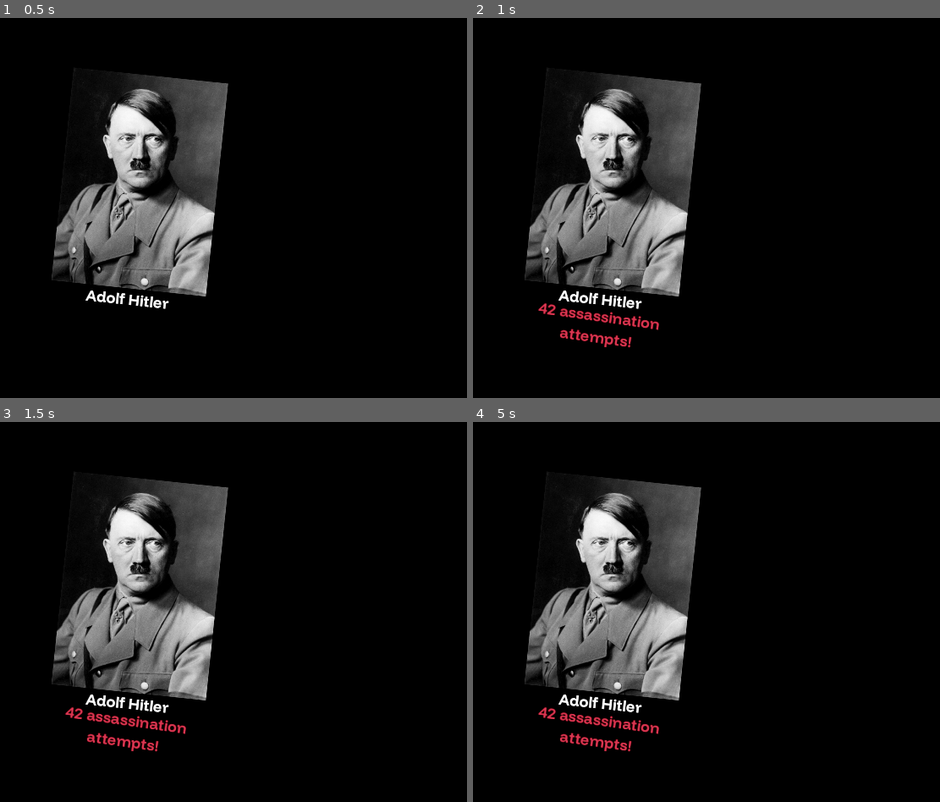
Above: before the commit, frames 1-4 (two rows, left to right).
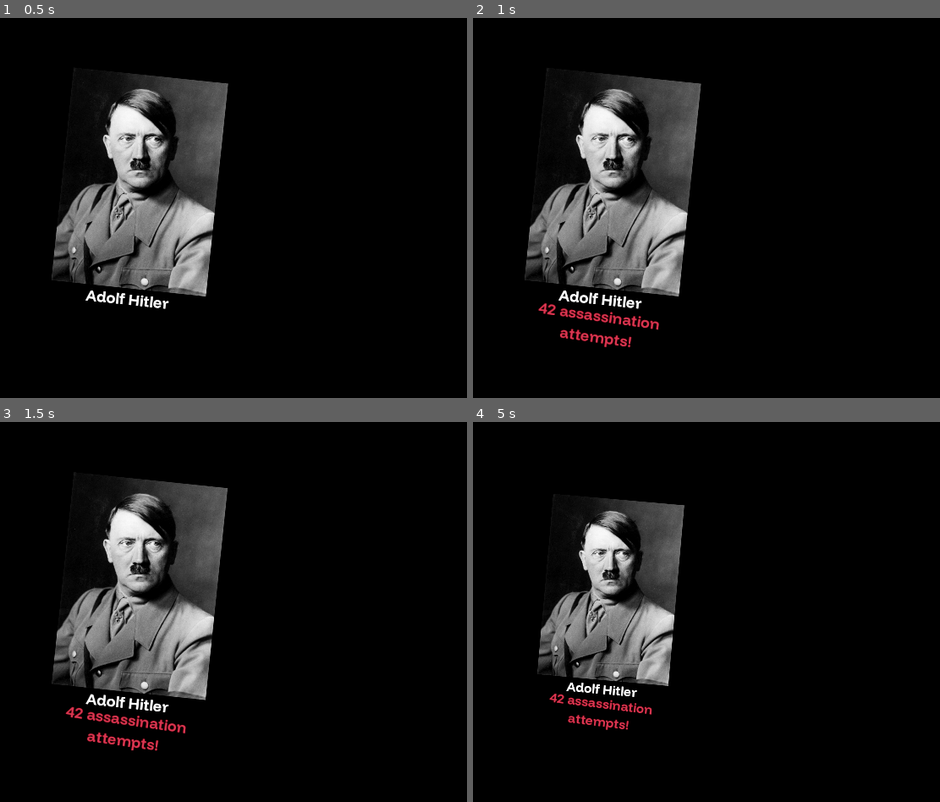
Above: after the commit, the same moments.

Repository: ThatOneGriff/Valkyrie
Game: Godot game, scene res://Valkyrie.tscn
Two runs of this game, one before a commit and one after it. Both use one fixed random seed, a clock stepped at 60 frames per second and the inputs below.
Inputs (mouse positions are in pixels of both pictures, inside the frame that each line leads up to):
- Up to frame 1 (0.5 s): no input
- Up to frame 2 (1 s): tap Enter at 0.5 s; move the mouse to (748, 189) at 0.52 s
- Up to frame 3 (1.5 s): move the mouse to (outside the picture) at 1.27 s
- Up to frame 4 (5 s): move the mouse to (669, 528) at 2.02 s; move the mouse to (566, 688) at 2.77 s; move the mouse to (804, 669) at 3.52 s; move the mouse to (outside the picture) at 4.27 s

Frame 1 is identical in both runs. In frame 2, less than 0.1% of the frame differs, in the area x 13-47%, y 51-87%; in frame 3, 1.1%; in frame 4, 11%, in the area x 11-49%, y 13-87%.

Commit message:
export presets removed

Diff:
--- a/Valkyrie.tscn
+++ b/Valkyrie.tscn
@@ -135,7 +135,7 @@
 tracks/3/interp = 1
 tracks/3/loop_wrap = true
 tracks/3/keys = {
-"times": PackedFloat32Array(nan, 17),
+"times": PackedFloat32Array(17, nan),
 "transitions": PackedFloat32Array(1, 1),
 "values": [{
 "args": [-1],
@@ -286,7 +286,6 @@
 
 [node name="Valkyrie" type="Node3D"]
 script = SubResource("GDScript_vqg68")
-play_intro = false
 
 [node name="AnimationPlayer" type="AnimationPlayer" parent="."]
 libraries = {
Not shown, added: README.md
Not shown, changed: Valkyrie.exe
